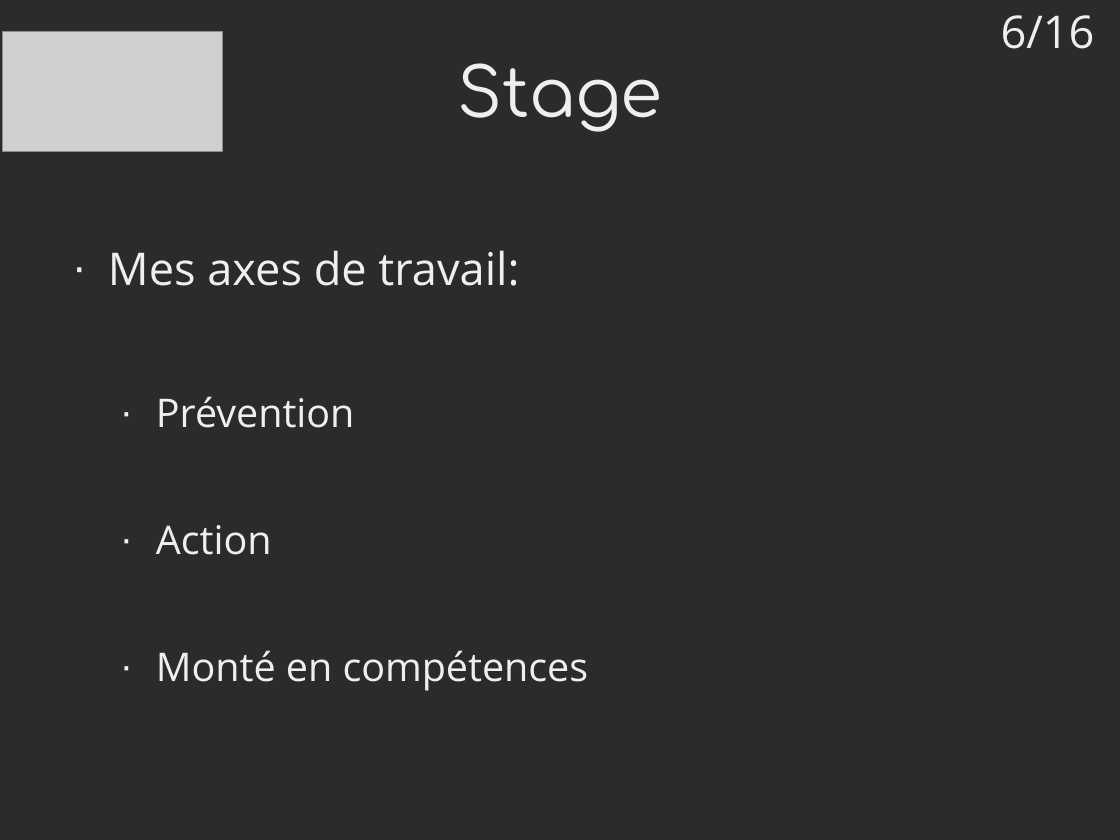
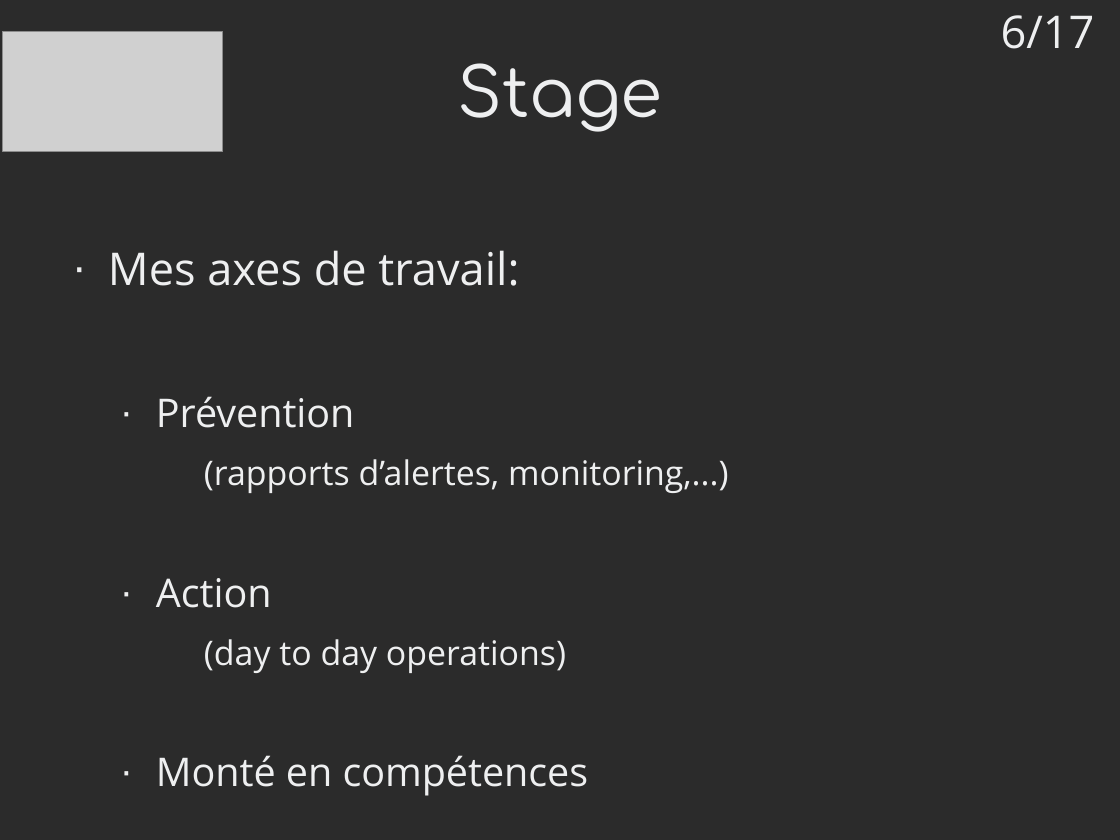
Before and after one commit to mrwormo/rapport_de_stage, a slide deck: slide 6 of files/prez.odp. Drawn at 1120x840 pixels with LibreOffice and Linux fonts; fonts in the diff are those of the drawing; grey boxes stand for pictures; background and template pictures are left out; a plain dark background stands for a picture behind light text. Boxes give left, top, right and bottom in pixels: in the first picture for what was removed or moved away, otherwise in the second. Text is boxed around its words. In the diff, an @@ line names an element or a change of style, - is before the commit and + after.

```diff
--- a/files/prez.odp
+++ b/files/prez.odp
@@ text at <box>1001,15,1095,49</box>: text changed @@
-6/16
+6/17
@@ text at <box>204,459,729,493</box>: paragraph added @@
+    (rapports d’alertes, monitoring,...)
@@ text at <box>204,639,566,673</box>: paragraph added @@
+    (day to day operations)
```
Also in this commit, not shown: 13 other slides changed, 2 slides added, 3 slides removed, 2 other files.
